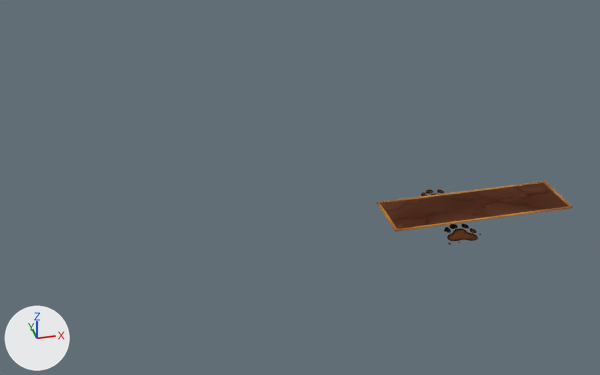
Two versions of the Blender file Puppy Search/Assets/Models/KitchenCounter/KitchenCounterB.blend, one commit apart.
Rendered twice from a 50 mm lens placed at (-5.63, -10.87, 6.94), pointed at (-2.5, 1.82, -0.17). The axes (+X, +Y, +Z) are drawn at lower left. The lights are the same throughout. The same objects are shown in both versions, whatever each file hides.

Script lines for the objects in view, before the commit:
```python
me_cube_021 = bpy.data.meshes.new('Cube.021')
me_cube_021.from_pydata(...)  # 16 vertices, 14 faces; spans x -1.91..1.91, y -0.68..0.68, z 0.03..0.22
me_cube_021.materials.append(mat_gardenplanter)  # picture img_gardenplanter_c_png
me_plane_004 = bpy.data.meshes.new('Plane.004')
me_plane_004.from_pydata(...)  # 4 vertices, 1 face; spans x -1.0..1.0, y -1.0..1.0, z 0.0
me_plane_004.materials.append(mat_paws)  # picture img_paws_c_png
ob_gardenplanter = bpy.data.objects.new('GardenPlanter', me_cube_021)
ob_gardenplanter.location = (0.0, 0.0, 0.12)
ob_gardenplanter.scale = (0.804, 0.681, 0.0974)
ob_paws = bpy.data.objects.new('Paws', me_plane_004)
ob_paws.location = (0.0, 0.0, 0.0)
```
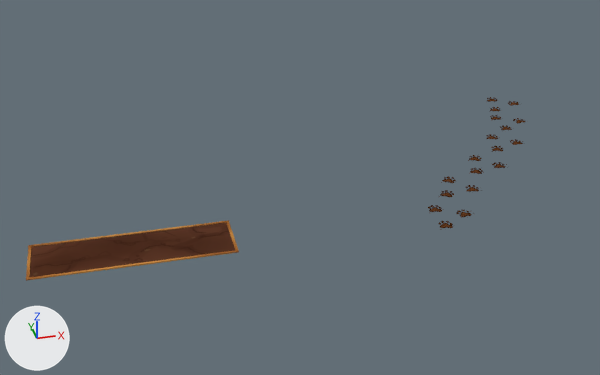
Location of each change, (x1, y1, x2, y2) in pixels of the pictures (600 x 375 px):
'GardenPlanter', moved: before (377, 181, 573, 232); after (26, 220, 239, 281)
'Paws', reshaped, moved, rescaled: before (421, 189, 510, 245); after (428, 97, 526, 230)
part 1 of me_plane_004, added: after (490, 115, 526, 130)
part 2 of me_plane_004, added: after (439, 97, 525, 197)

Diff of the bpy script that builds the scene:
```diff
--- a/Puppy Search/Assets/Models/KitchenCounter/KitchenCounterB.blend.py
+++ b/Puppy Search/Assets/Models/KitchenCounter/KitchenCounterB.blend.py
@@ me_plane_004 @@
 # used by ob_paws; location = (0.0, 0.0, 0.0)
 # verts and faces of me_plane_004; kept vertices keep their numbers, new ones are numbered from 4
-me_plane_004.from_pydata(...)  # 4 vertices, 1 face; spans x -1.0..1.0, y -1.0..1.0, z 0.0
+me_plane_004.from_pydata(...)  # 24 vertices, 6 faces; spans x -1.0..7.79, y -1.0..10.49, z -0.07..0.07
+# me_plane_004 part 1: the loose piece of 4 vertices spanning x -1.0..1.0, y -1.0..1.0, z 0.0 is copied, and the copy is moved by (5.91, 7.24, 0.0); it spans x 4.91..6.91, y 6.24..8.24, z 0.0
+# me_plane_004 part 2
+verts[4] = (-0.18, 1.4, 0.0)
+verts[5] = (1.65, 0.6, 0.0)
+verts[6] = (0.62, 3.23, 0.0)
+verts[7] = (2.45, 2.43, 0.0)
+verts[8] = (1.75, 2.86, 0.0)
+verts[9] = (3.64, 2.2, 0.0)
+verts[10] = (2.4, 4.75, 0.0)
+verts[11] = (4.29, 4.09, 0.0)
+verts[12] = (3.53, 4.48, 0.0)
+verts[13] = (5.49, 4.08, 0.0)
+verts[14] = (3.93, 6.44, 0.0)
+verts[15] = (5.89, 6.04, 0.0)
+verts[16] = (5.34, 8.56, -0.07)
+verts[17] = (7.26, 8.03, 0.07)
+verts[18] = (5.86, 10.49, -0.07)
+verts[19] = (7.79, 9.96, 0.07)
+faces += [(4, 5, 7, 6), (8, 9, 11, 10), (12, 13, 15, 14), (16, 17, 19, 18)]
 me_plane_004.materials.append(mat_paws)
@@ ob_paws @@
 ob_paws = bpy.data.objects.new('Paws', me_plane_004)
-ob_paws.location = (0.0, 0.0, 0.0)
+ob_paws.location = (-0.39, -0.01, 0.0)
+ob_paws.scale = (0.444, 0.444, 0.444)
@@ ob_gardenplanter @@
 ob_gardenplanter = bpy.data.objects.new('GardenPlanter', me_cube_021)
-ob_gardenplanter.location = (0.0, 0.0, 0.12)
+ob_gardenplanter.location = (-5.54, 0.0, 0.12)
 ob_gardenplanter.scale = (0.804, 0.681, 0.0974)
```
